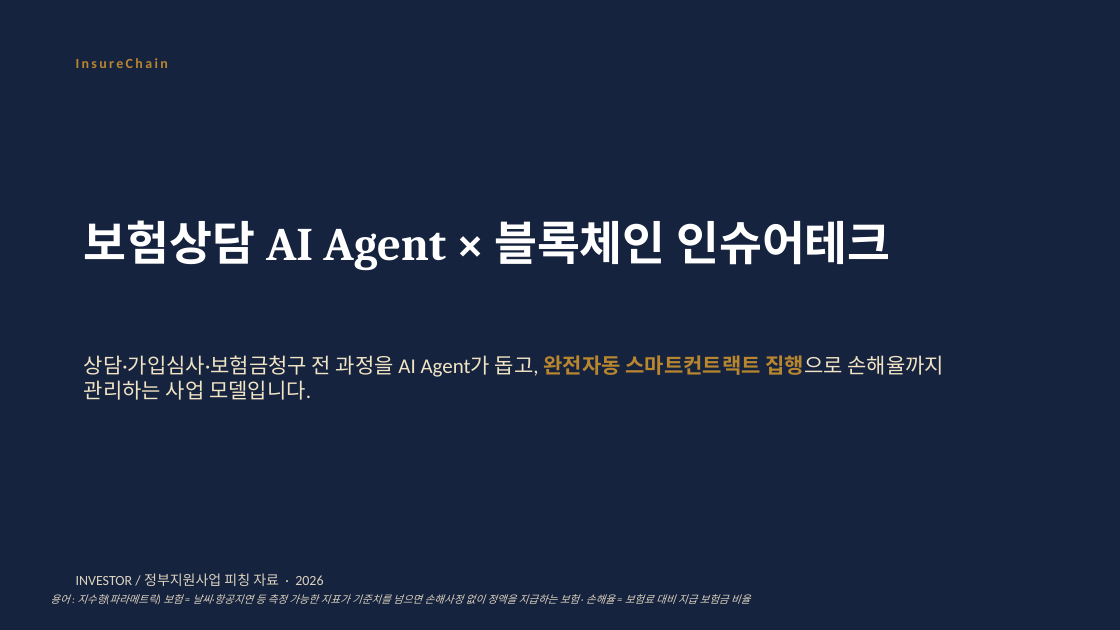
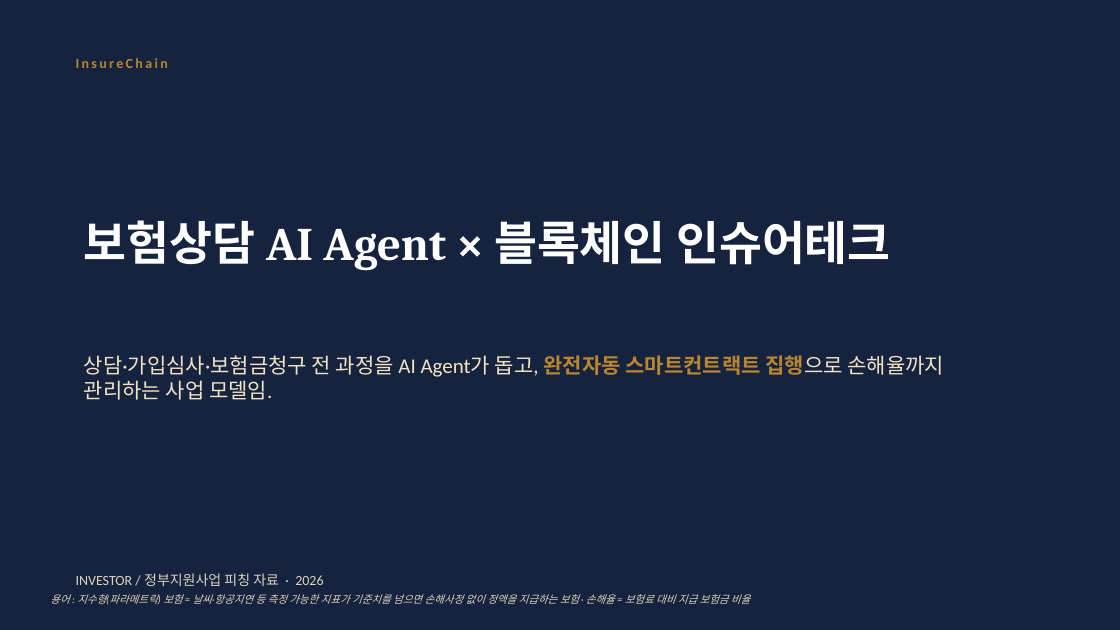
Before and after one commit to leeyonsei78/capstone_project_alpha, a slide deck: slide 1 of 인슈어체인_투자피칭_발표자료.pptx. Drawn at 1120x630 pixels with LibreOffice and Linux fonts; fonts in the diff are those of the drawing. Boxes give left, top, right and bottom in pixels: in the first picture for what was removed or moved away, otherwise in the second. Text is boxed around its words. In the diff, an @@ line names an element or a change of style, - is before the commit and + after.

```diff
--- a/인슈어체인_투자피칭_발표자료.pptx
+++ b/인슈어체인_투자피칭_발표자료.pptx
@@ text at bbox=[84, 355, 944, 400]: text changed @@
-상담·가입심사·보험금청구 전 과정을 AI Agent가 돕고, 완전자동 스마트컨트랙트 집행으로 손해율까지 관리하는 사업 모델입니다.
+상담·가입심사·보험금청구 전 과정을 AI Agent가 돕고, 완전자동 스마트컨트랙트 집행으로 손해율까지 관리하는 사업 모델임.
```
Also in this commit, not shown: 19 other slides changed, 1 other file.
